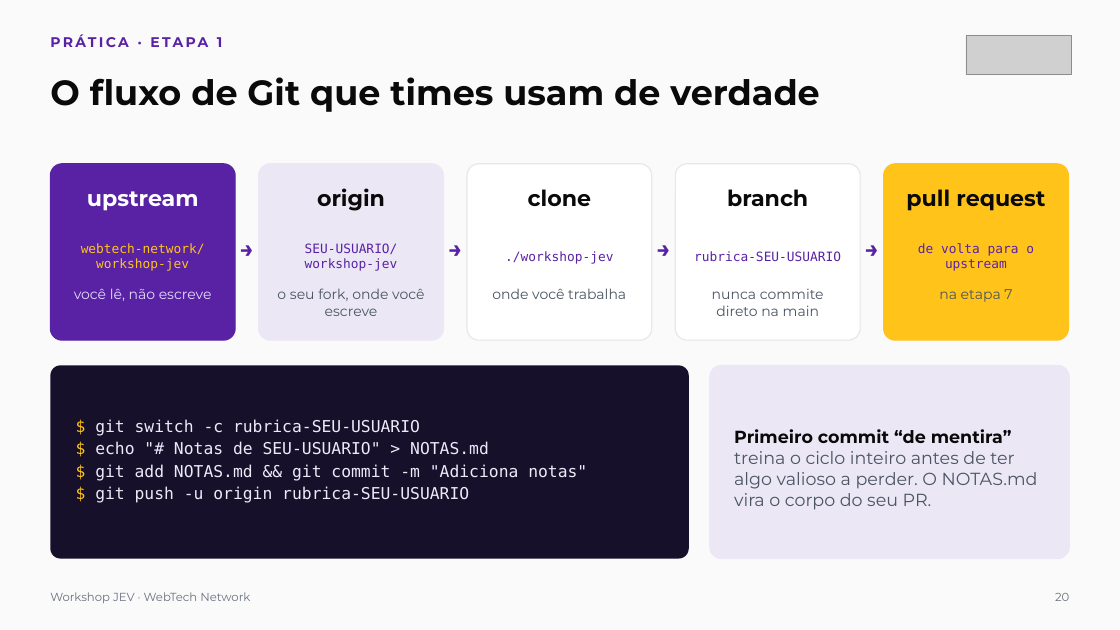
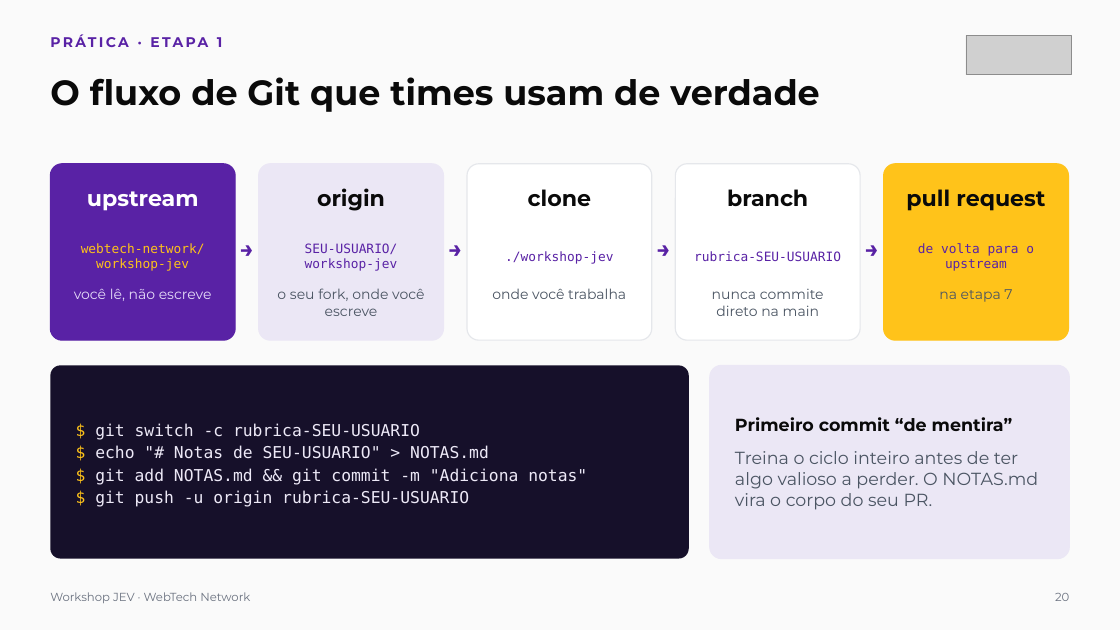
Before and after one commit to webtech-network/workshop-jev, a slide deck: slide 20 of docs/workshop-jev-apresentacao.pptx. Drawn at 1120x630 pixels with LibreOffice and Linux fonts; fonts in the diff are those of the drawing; grey boxes stand for pictures. Boxes give left, top, right and bottom in pixels: in the first picture for what was removed or moved away, otherwise in the second. Text is boxed around its words. In the diff, an @@ line names an element or a change of style, - is before the commit and + after.

```diff
--- a/docs/workshop-jev-apresentacao.pptx
+++ b/docs/workshop-jev-apresentacao.pptx
@@ text "$ git switch -c rubrica-SEU-USUARIO" at bbox=[95, 423, 587, 507]: vertical alignment top to middle @@
@@ text "Primeiro commit “de mentira”" at bbox=[735, 417, 1038, 510]: vertical alignment top to middle @@
@@ text "Primeiro commit “de mentira”": place and size @@
-text "Primeiro commit “de mentira”" at bbox=[734, 429, 1038, 510]
+text "Primeiro commit “de mentira”" at bbox=[735, 417, 1038, 510]
@@ text at bbox=[735, 451, 1038, 510]: text changed @@
-treina o ciclo inteiro antes de ter algo valioso a perder. O NOTAS.md vira o corpo do seu PR.
+Treina o ciclo inteiro antes de ter algo valioso a perder. O NOTAS.md vira o corpo do seu PR.
```
Also in this commit, not shown: 26 other slides changed, 8 slides added, 1 slide removed.
